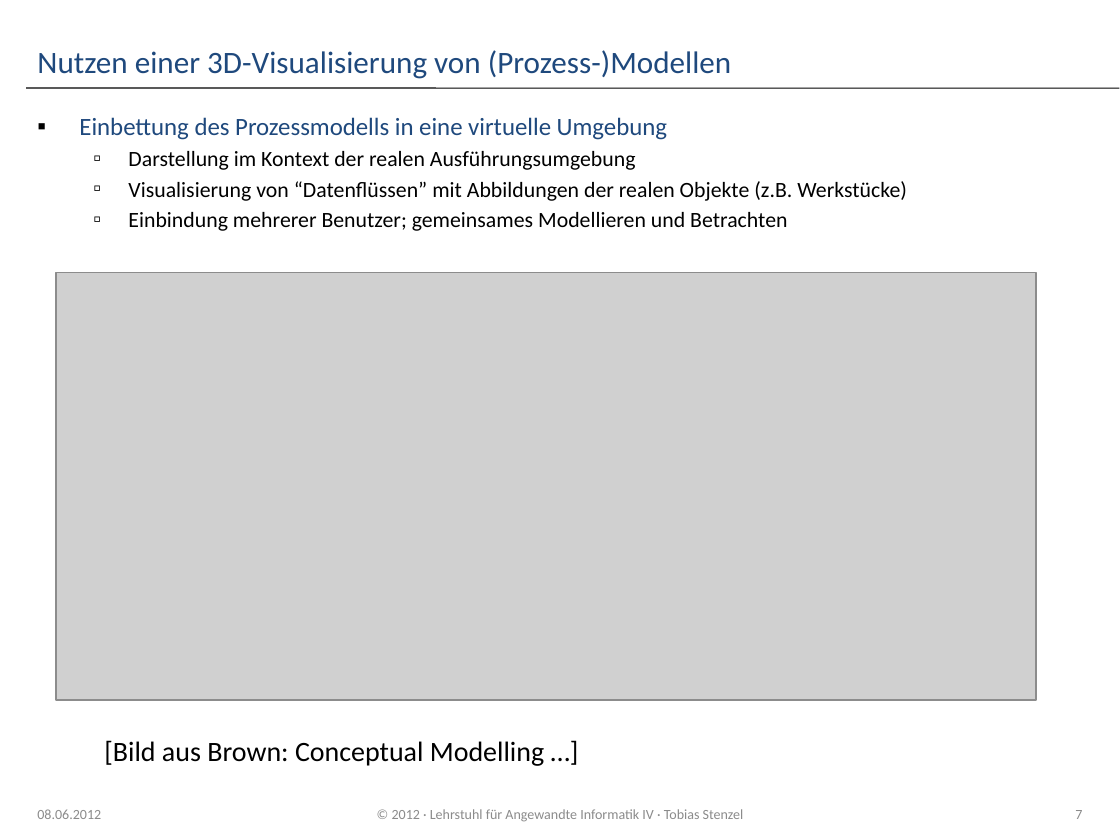
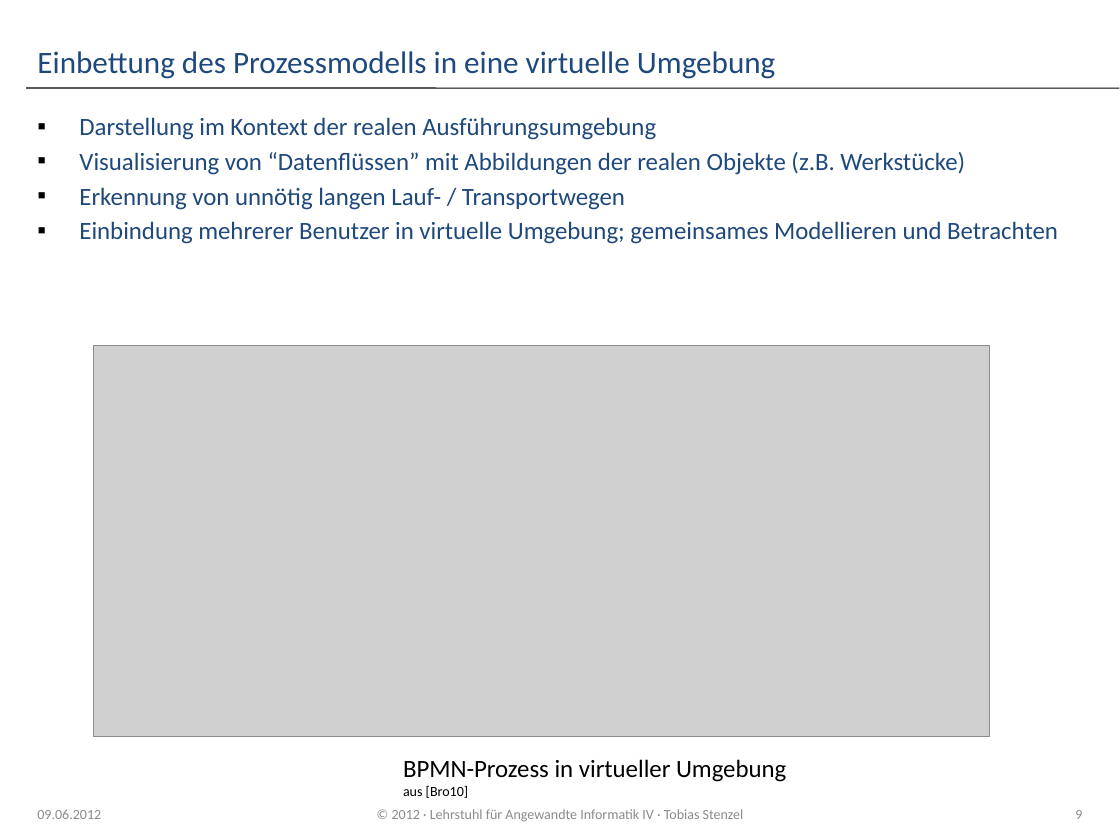
Before and after one commit to dpausp/ba-thesis, a slide deck: slide 9 of Praesentation_IPM3D.pptx (slide 7 before the commit). Drawn at 1120x840 pixels with LibreOffice and Linux fonts; fonts in the diff are those of the drawing; grey boxes stand for pictures; background and template pictures are left out. Boxes give left, top, right and bottom in pixels: in the first picture for what was removed or moved away, otherwise in the second. Text is boxed around its words. In the diff, an @@ line names an element or a change of style, - is before the commit and + after.

```diff
--- a/Praesentation_IPM3D.pptx
+++ b/Praesentation_IPM3D.pptx
@@ title at (x1=37, y1=51, x2=776, y2=79): text changed @@
-Nutzen einer 3D-Visualisierung von (Prozess-)Modellen
+Einbettung des Prozessmodells in eine virtuelle Umgebung
@@ text at (x1=79, y1=117, x2=667, y2=140): paragraph removed @@
-▪ Einbettung des Prozessmodells in eine virtuelle Umgebung
@@ text at (x1=79, y1=117, x2=965, y2=175): size 14 to 16 pt, text colour #000000 to #1F497D in "Darstellung im Kontext der realen Ausführungsumgebung", "Visualisierung von “Datenflüssen” mit Abbildungen der realen ..."; bullet ▫ to ▪; list level 2 to 1 in "Darstellung im Kontext der realen ..."; list level 2 to 1 in "Visualisierung von “Datenflüssen” mit Abbildungen ..." @@
@@ text at (x1=79, y1=187, x2=1058, y2=244): text changed; size 14 to 16 pt; text colour #000000 to #1F497D @@
-  ▫ Einbindung mehrerer Benutzer; gemeinsames Modellieren und Betrachten
+▪ Erkennung von unnötig langen Lauf- / Transportwegen
+▪ Einbindung mehrerer Benutzer in virtuelle Umgebung; gemeinsames Modellieren und Betrachten
@@ picture resized from (x1=56, y1=272, x2=1036, y2=700) to (x1=93, y1=345, x2=989, y2=736) @@
@@ text at (x1=403, y1=759, x2=786, y2=798): text changed; size 18 to 16 pt @@
-[Bild aus Brown: Conceptual Modelling …]
+BPMN-Prozess in virtueller Umgebung
+aus [Bro10]
@@ text at (x1=37, y1=809, x2=101, y2=819): text changed @@
-08.06.2012
+09.06.2012
@@ page number at (x1=1075, y1=810, x2=1082, y2=819): text changed @@
-7
+9
```
Also in this commit, not shown: 19 other slides changed, 10 slides added, 1 slide removed, 6 other files.
